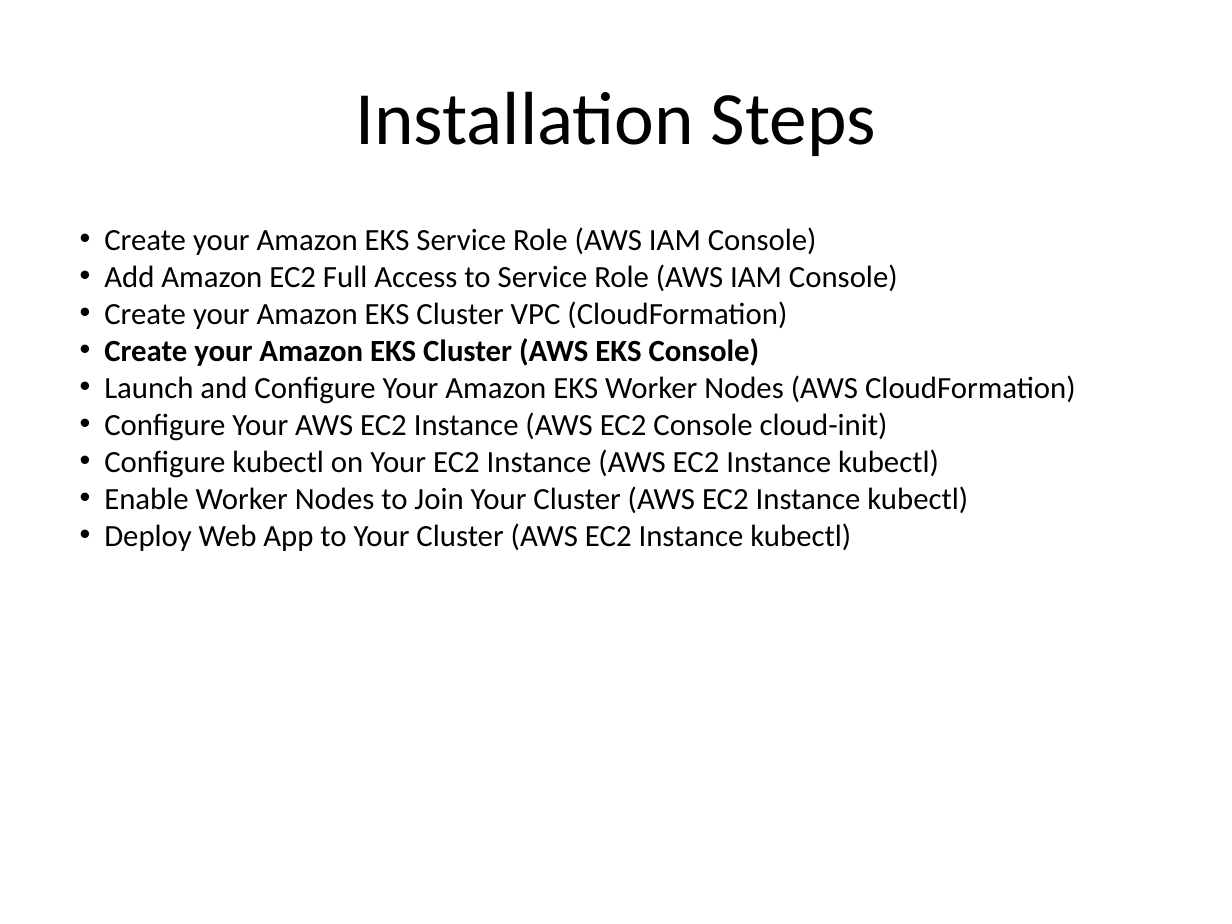
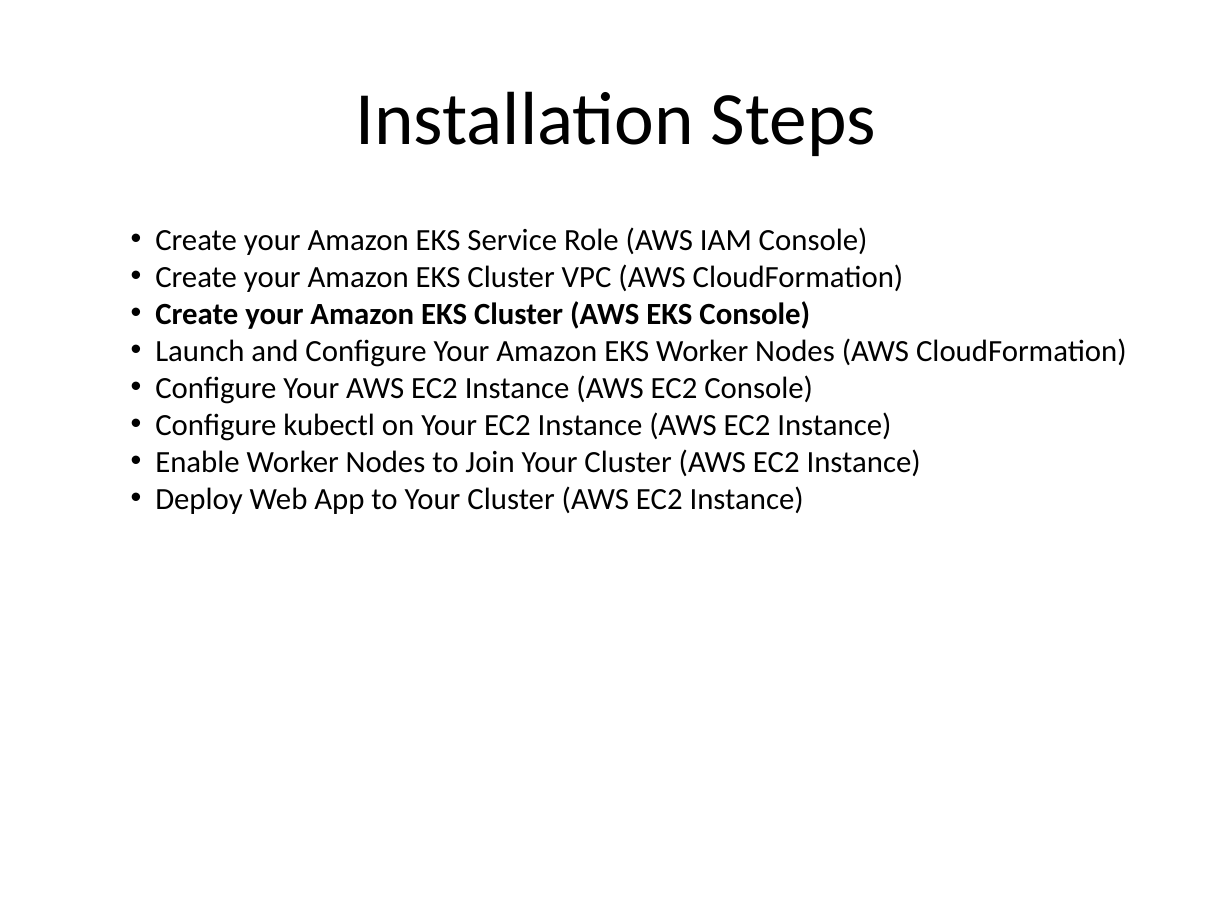
Before and after one commit to kskalvar/aws-eks-cluster-quickstart, a slide deck: slide 7 of slides/AWS-EKS-Cluster-Quickstart.pptx. Drawn at 1232x924 pixels with LibreOffice and Linux fonts; fonts in the diff are those of the drawing; background and template pictures are left out. Boxes give left, top, right and bottom in pixels: in the first picture for what was removed or moved away, otherwise in the second. Text is boxed around its words. In the diff, an @@ line names an element or a change of style, - is before the commit and + after.

```diff
--- a/slides/AWS-EKS-Cluster-Quickstart.pptx
+++ b/slides/AWS-EKS-Cluster-Quickstart.pptx
@@ text "Create your Amazon EKS Service ...": place and size @@
-text "Create your Amazon EKS Service ..." at [104, 227, 1076, 551]
+text "Create your Amazon EKS Service ..." at [155, 227, 1127, 514]
@@ text at [155, 264, 904, 292]: text changed @@
-• Add Amazon EC2 Full Access to Service Role (AWS IAM Console)
-• Create your Amazon EKS Cluster VPC (CloudFormation)
+• Create your Amazon EKS Cluster VPC (AWS CloudFormation)
@@ text at [155, 375, 921, 514]: text changed @@
-• Configure Your AWS EC2 Instance (AWS EC2 Console cloud-init)
-• Configure kubectl on Your EC2 Instance (AWS EC2 Instance kubectl)
-• Enable Worker Nodes to Join Your Cluster (AWS EC2 Instance kubectl)
-• Deploy Web App to Your Cluster (AWS EC2 Instance kubectl)
+• Configure Your AWS EC2 Instance (AWS EC2 Console)
+• Configure kubectl on Your EC2 Instance (AWS EC2 Instance)
+• Enable Worker Nodes to Join Your Cluster (AWS EC2 Instance)
+• Deploy Web App to Your Cluster (AWS EC2 Instance)
```
Also in this commit, not shown: 7 other slides changed.
